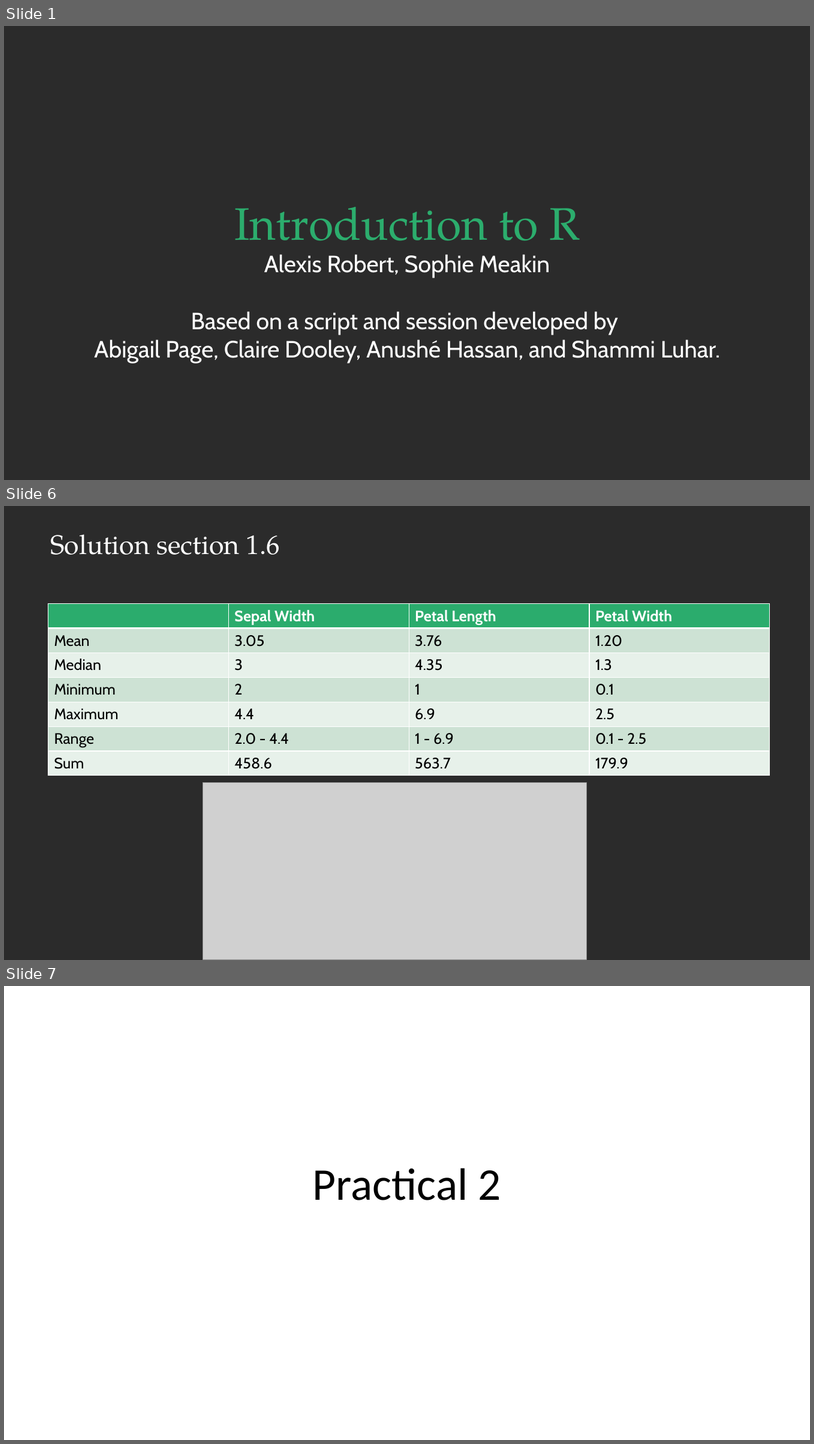
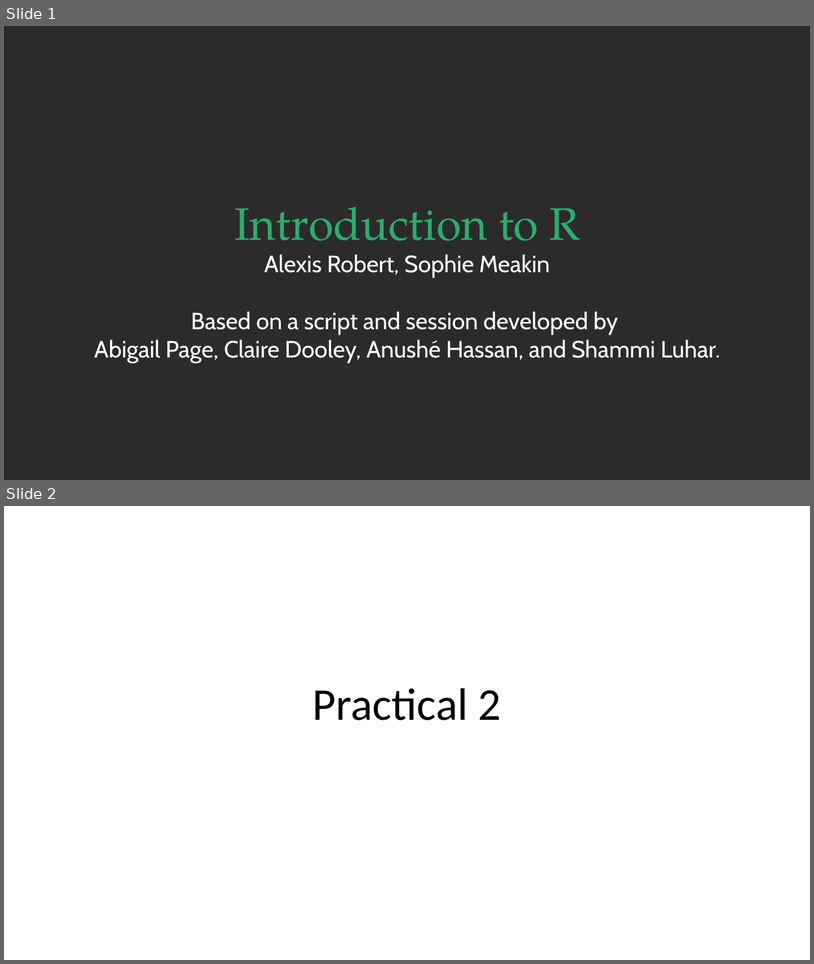
Before and after one commit to alxsrobert/intro_to_R_2022, a slide deck: session_2/SLIDES_introduction_to_R_2.pptx. Shown one above the other, each under a label of ours: slides 1, 6 and 7 before the commit, slides 1 and 2 after it; the slides between them are not shown. The pictures are 814x1444 and 814x964 pixels, drawn with LibreOffice and Linux fonts; fonts in the diff are those of the drawing; grey boxes stand for pictures; background and template pictures are left out; a plain dark background stands for a picture behind light text. Boxes give left, top, right and bottom in pixels: in the first picture for what was removed or moved away, otherwise in the second. Text is boxed around its words. In the diff, an @@ line names an element or a change of style, - is before the commit and + after.

```diff
--- a/session_2/SLIDES_introduction_to_R_2.pptx
+++ b/session_2/SLIDES_introduction_to_R_2.pptx
@@ slide 6 removed at (x1=4, y1=506, x2=810, y2=960), background picture (left out) @@
@@ title removed at (x1=50, y1=534, x2=280, y2=555) @@
-Solution section 1.6
@@ table removed at (x1=48, y1=603, x2=769, y2=775), 7 rows, 4 columns @@
- | Sepal Width | Petal Length | Petal Width
-Mean | 3.05 | 3.76 | 1.20
-Median | 3 | 4.35 | 1.3
-Minimum | 2 | 1 | 0.1
-Maximum | 4.4 | 6.9 | 2.5
-Range | 2.0 - 4.4 | 1 - 6.9 | 0.1 - 2.5
-Sum | 458.6 | 563.7 | 179.9
@@ picture removed at (x1=203, y1=783, x2=587, y2=960) @@
@@ what was slide 7 is now slide 2 @@
```
Also in this commit, not shown: 1 slide added, 8 other slides removed.
